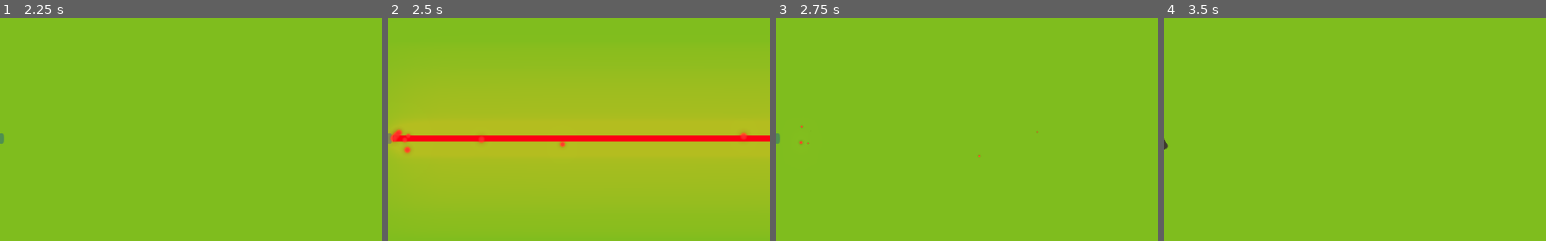
Above: before the commit, frames 1-4 (left to right).
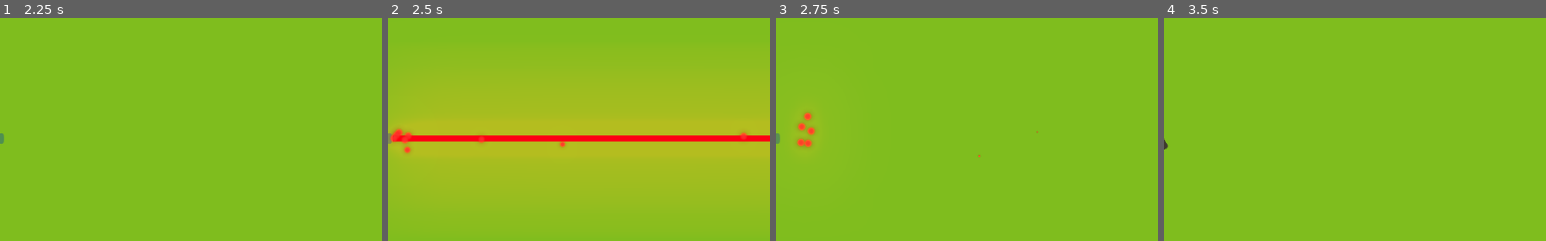
Above: after the commit, the same moments.

Repository: lendroit/tanktank
Game: Godot game, scene res://World.tscn
Two runs of this game, one before a commit and one after it. Both use one fixed random seed, a clock stepped at 60 frames per second and the inputs below.
Inputs:
- Up to frame 1 (2.25 s): tap Enter (end_turn_p1) at 0.5 s; hold Right (rotate_right_p1) 0.53-1.28 s; hold Enter (end_turn_p1) 0.53-1.28 s; tap Space (shoot_p1) at 1.25 s; hold Down (move_backward_p1) 1.28-2.03 s; tap E (end_turn_p2) at 1.35 s; hold Right (rotate_right_p1) from 2.03 s (still down); hold S (move_backward_p2) from 2.03 s (still down)
- Up to frame 2 (2.5 s): keep holding Right (rotate_right_p1); keep holding S (move_backward_p2)
- Up to frame 3 (2.75 s): keep holding Right (rotate_right_p1); keep holding S (move_backward_p2)
- Up to frame 4 (3.5 s): keep holding Right (rotate_right_p1); release S (move_backward_p2) at 2.78 s; tap Up (move_frontward_p1) at 2.85 s
The pictures show only the part of the screen within x 10-60%, y 48-98%; the shares and areas given below are measured in that part.

Frame 1 is identical in both runs. In frame 2, less than 0.1% of the frame differs, in the area x 2-7%, y 49-57%; in frame 3, 0.5%, in the area x 5-11%, y 42-59%; in frame 4, nothing differs.

Commit message:
refactor: move laser to its own directory

Diff:
--- a/Tank/Laser.tscn
+++ b/Laser/Laser.tscn
@@ -1,16 +1,16 @@
 [gd_scene load_steps=5 format=2]
 
-[ext_resource path="res://Tank/Laser.gd" type="Script" id=1]
-[ext_resource path="res://Tank/circle_05.png" type="Texture" id=2]
-[ext_resource path="res://Tank/LaserBeamParticles.tres" type="Material" id=3]
-[ext_resource path="res://Tank/LaserParticles.tres" type="Material" id=4]
+[ext_resource path="res://Laser/LaserBeamParticles.tres" type="Material" id=1]
+[ext_resource path="res://Laser/LaserParticles.tres" type="Material" id=2]
+[ext_resource path="res://Laser/Laser.gd" type="Script" id=3]
+[ext_resource path="res://Laser/circle_05.png" type="Texture" id=4]
 
 [node name="Laser" type="Line2D"]
 modulate = Color( 1.1, 1.1, 1.1, 1 )
 self_modulate = Color( 1.1, 1.1, 1.1, 1 )
 points = PoolVector2Array( 0, 0, 0, -128 )
 default_color = Color( 2.8, 0, 0.06, 1 )
-script = ExtResource( 1 )
+script = ExtResource( 3 )
 
 [node name="Tween" type="Tween" parent="."]
 
@@ -18,13 +18,13 @@
 emitting = false
 amount = 10
 lifetime = 0.3
-process_material = ExtResource( 4 )
-texture = ExtResource( 2 )
+process_material = ExtResource( 2 )
+texture = ExtResource( 4 )
 
 [node name="BeamParticles" type="Particles2D" parent="."]
 emitting = false
 amount = 10
 lifetime = 0.3
 local_coords = false
-process_material = ExtResource( 3 )
-texture = ExtResource( 2 )
+process_material = ExtResource( 1 )
+texture = ExtResource( 4 )
--- a/Tank/LaserParticles.tres
+++ b/Laser/LaserParticles.tres
@@ -1,10 +1,10 @@
 [gd_resource type="ParticlesMaterial" load_steps=3 format=2]
 
-[sub_resource type="Curve" id=2]
-_data = [ Vector2( 0.00314466, 1 ), 0.0, -0.220979, 0, 0, Vector2( 1, 0 ), 0.0, 0.0, 0, 0 ]
+[sub_resource type="Curve" id=1]
+_data = [ Vector2( 0, 1 ), 0.0, 0.0, 0, 0, Vector2( 1, 1 ), 0.0, 0.0, 0, 0 ]
 
-[sub_resource type="CurveTexture" id=3]
-curve = SubResource( 2 )
+[sub_resource type="CurveTexture" id=2]
+curve = SubResource( 1 )
 
 [resource]
 flag_disable_z = true
--- a/Tank/Tank.tscn
+++ b/Tank/Tank.tscn
@@ -3,7 +3,8 @@
 [ext_resource path="res://Tank/tankGreen.png" type="Texture" id=1]
 [ext_resource path="res://Tank/barrelGreen.png" type="Texture" id=2]
 [ext_resource path="res://Tank/Tank.gd" type="Script" id=3]
-[ext_resource path="res://Tank/Laser.tscn" type="PackedScene" id=4]
+[ext_resource path="res://Laser/Laser.tscn" type="PackedScene" id=4]
+
 
 [node name="Tank" type="Node2D"]
 script = ExtResource( 3 )
Renamed: Tank/Laser.gd -> Laser/Laser.gd
Renamed: Tank/LaserBeamParticles.tres -> Laser/LaserBeamParticles.tres
Not shown: 1 places in Laser/LaserParticles.tres that only renumber resources
Renamed: Tank/circle_05.png -> Laser/circle_05.png
Not shown, changed: Laser/circle_05.png.import
